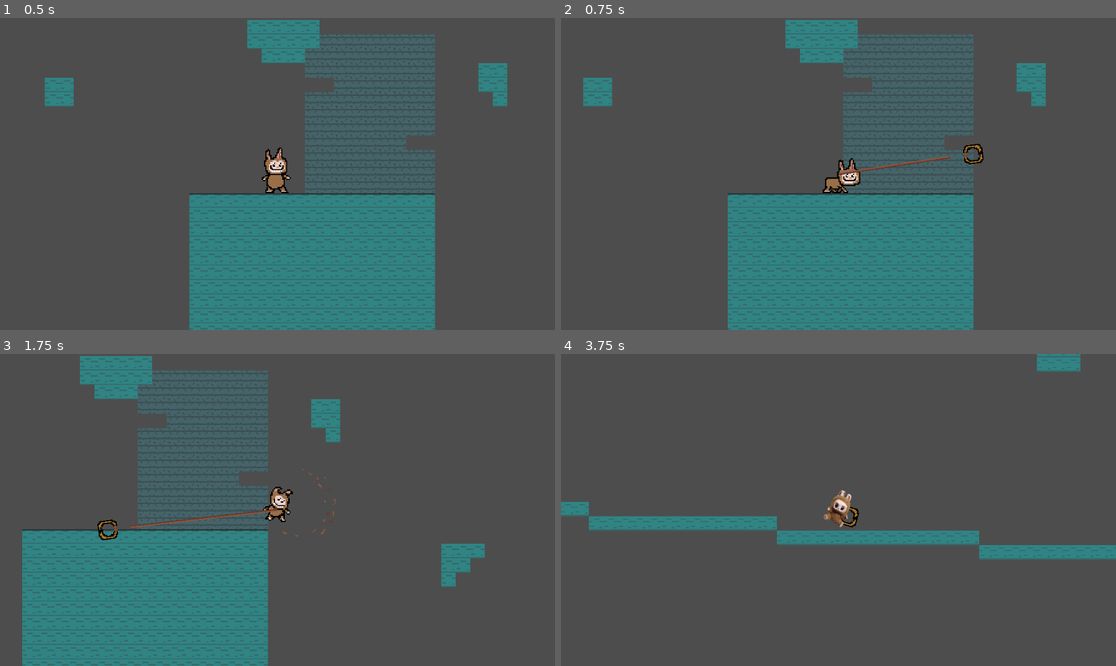
Above: before the commit, frames 1-4 (two rows, left to right).
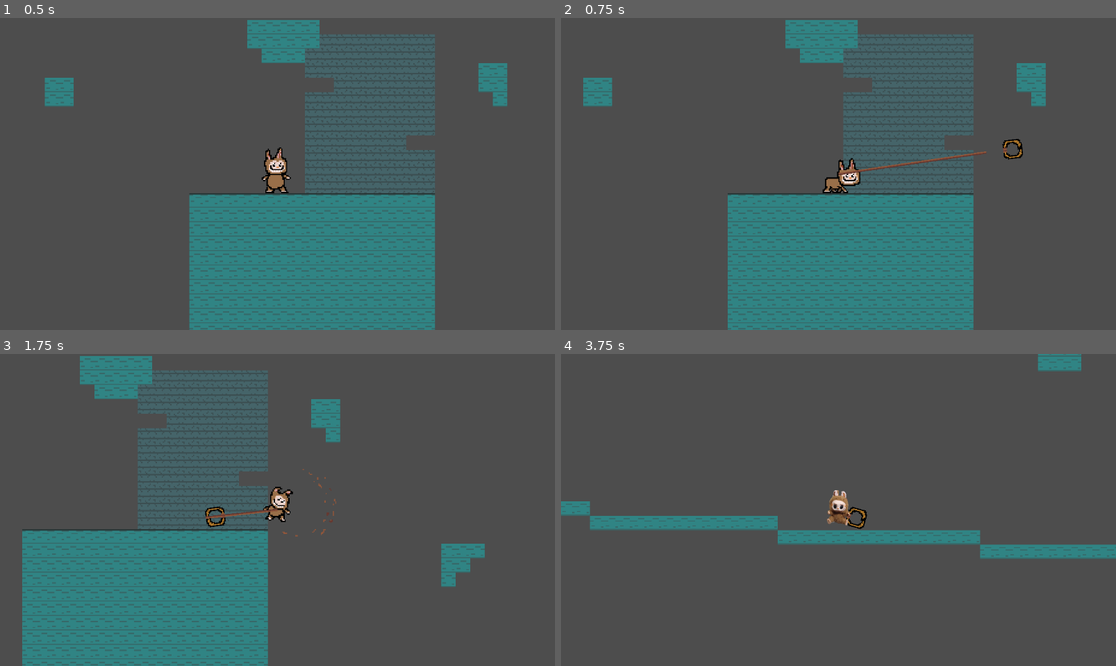
Above: after the commit, the same moments.

Repository: anan568/Codename-SLGGD
Game: Godot game, scene res://levels/cyan_city.tscn
Same seed, same stepped clock (60 frames per second), same inputs: the game is played once before the commit and once after it.
Inputs (mouse positions are in pixels of both pictures, inside the frame that each line leads up to):
- Up to frame 1 (0.5 s): no input
- Up to frame 2 (0.75 s): move the mouse to (960, 158) at 0.52 s; hold D (right) from 0.53 s (still down); hold Right mouse button (grapple) from 0.53 s (still down)
- Up to frame 3 (1.75 s): keep holding D (right); tap Space (jump) at 0.77, 1.52 s; move the mouse to (166, 525) at 1.27 s; release Right mouse button (grapple) at 1.28 s; click (166, 525) at 1.35 s; right-click (166, 525) at 1.55 s
- Up to frame 4 (3.75 s): move the mouse to (894, 441) at 2.02 s; release D (right) at 2.03 s; hold A (left) 2.03-2.78 s; hold Right mouse button (grapple) 2.03-2.78 s; move the mouse to (810, 572) at 2.77 s; hold D (right) from 2.78 s (still down); right-click (810, 572) at 2.85 s; tap Space (jump) at 3.02 s; move the mouse to (1005, 556) at 3.52 s; hold Right mouse button (grapple) from 3.53 s (still down); click (1005, 556) at 3.6 s

Frame 1 is identical in both runs. In frame 2, 0.4% of the frame differs, in the area x 51-84%, y 38-51%; in frame 3, 0.4%; in frame 4, 0.9%, in the area x 0-100%, y 0-66%.

Commit message:
grapple changes

Diff:
--- a/scripts/player/grapple.gd
+++ b/scripts/player/grapple.gd
@@ -3,9 +3,9 @@
 @onready var line = $Line2D
 var player
 
-var speed = 12
+var speed = 15
 var time = 0.3
-var min_time = 0.2
+var min_time = 0.1
 var timer = 0
 var going_back = false
 
Binary file added: sprites/characters/huge lafufu/huge_lafufu.png
Not shown, added: sprites/characters/huge lafufu/huge_lafufu.png.import
